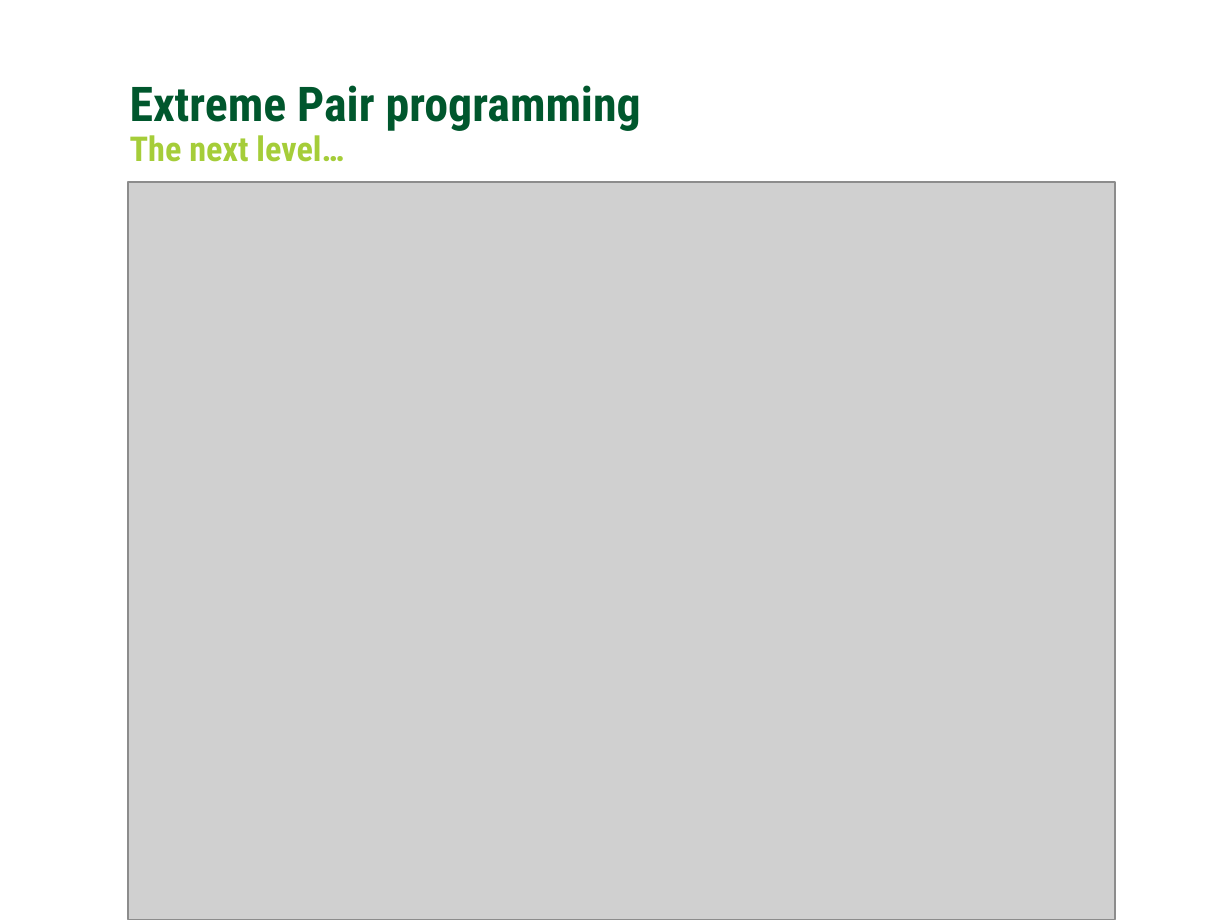
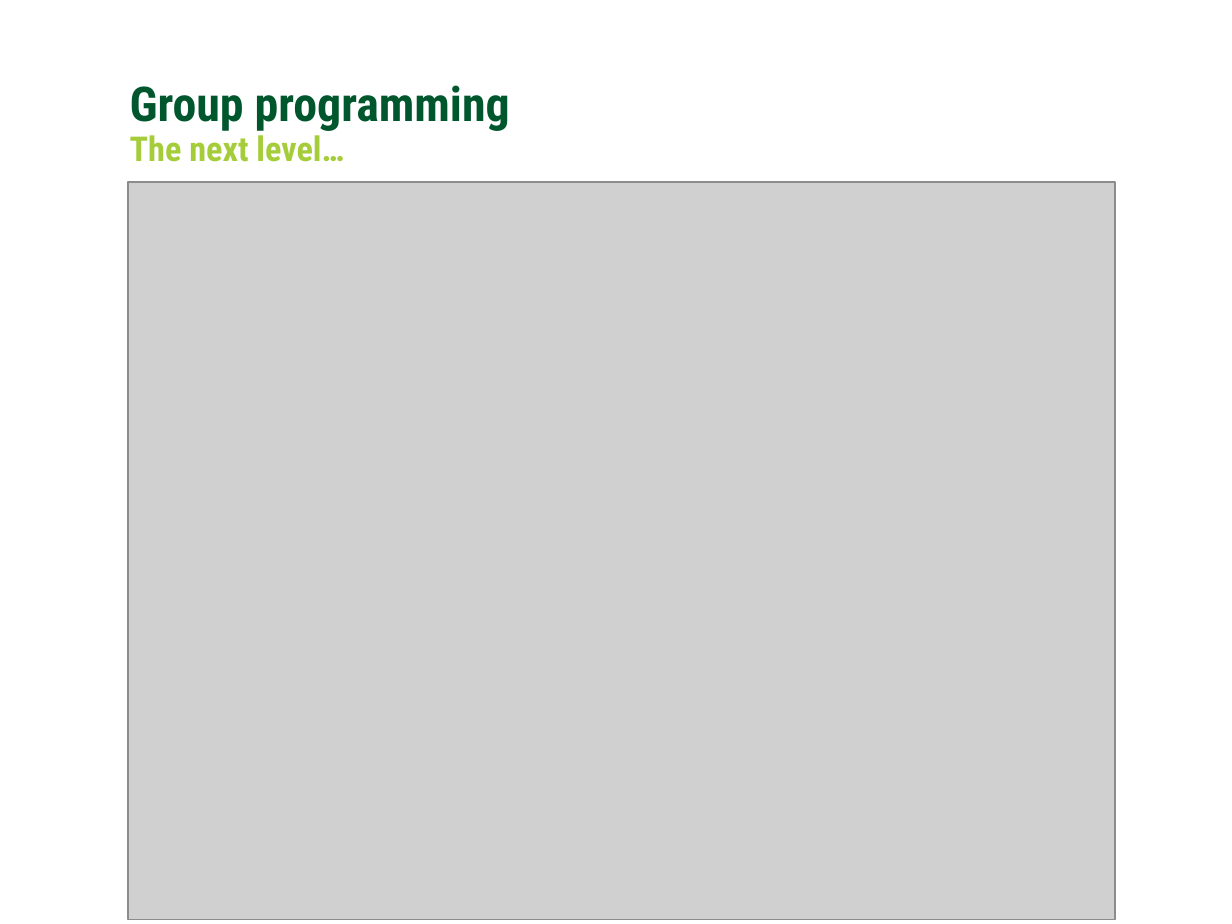
Before and after one commit to Ozindar/GCUnitTestDojo, a slide deck: slide 13 of warehouse/Coding Kata - TDD Extending the Warehouse.pptx. Drawn at 1232x924 pixels with LibreOffice and Linux fonts; fonts in the diff are those of the drawing; grey boxes stand for pictures; background and template pictures are left out. Boxes give left, top, right and bottom in pixels: in the first picture for what was removed or moved away, otherwise in the second. Text is boxed around its words. In the diff, an @@ line names an element or a change of style, - is before the commit and + after.

```diff
--- a/warehouse/Coding Kata - TDD Extending the Warehouse.pptx
+++ b/warehouse/Coding Kata - TDD Extending the Warehouse.pptx
@@ text at (x1=130, y1=85, x2=510, y2=131): text changed @@
-Extreme Pair programming
+Group programming
```
Also in this commit, not shown: 6 other slides changed.
